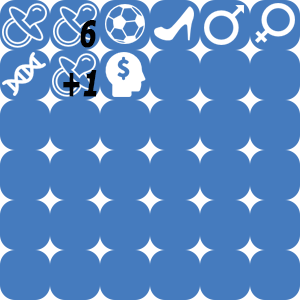
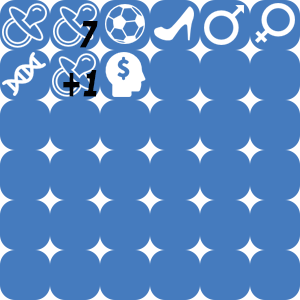
Layer changes from the first 300px x 300px image to the second:
renamed "6" to "7", painted on it over [80, 20, 98, 48]
